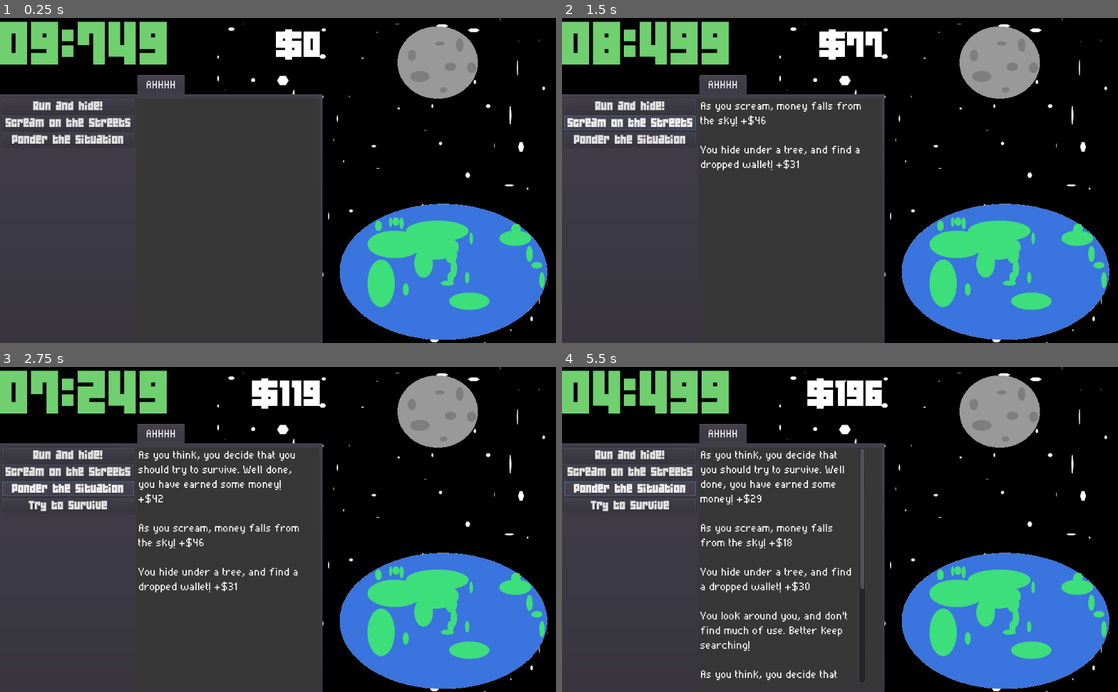
Above: before the commit, frames 1-4 (two rows, left to right).
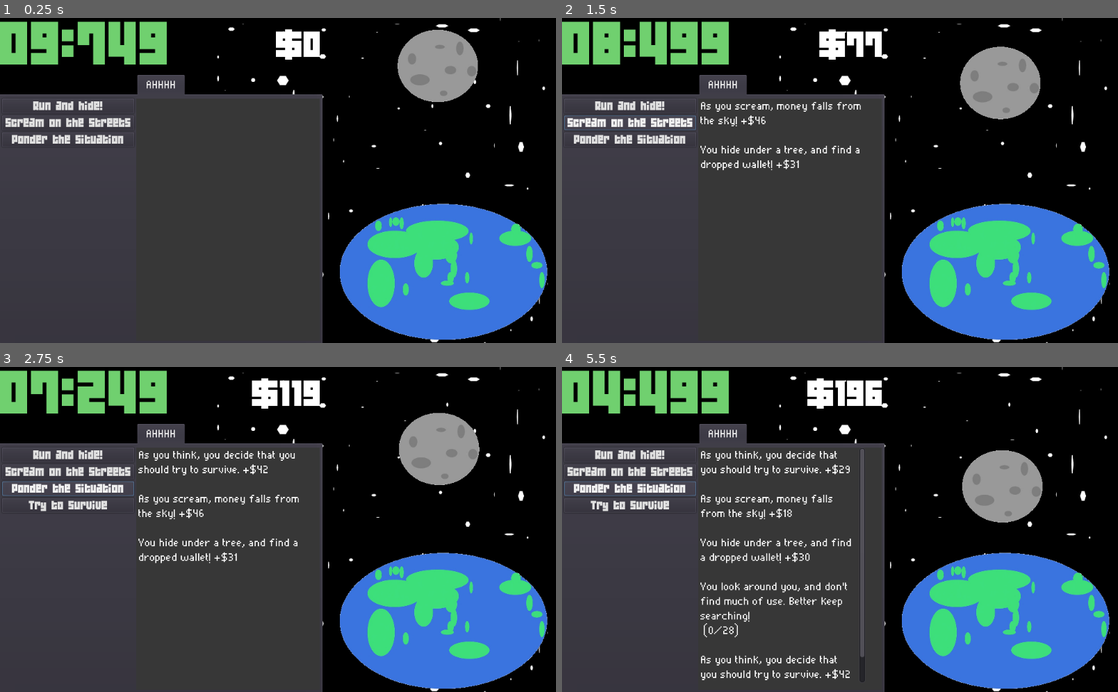
Above: after the commit, the same moments.

Repository: AngelOnFira/ludum-50
Game: Godot game, scene res://Main.tscn
Same seed, same stepped clock (60 frames per second), same inputs: the game is played once before the commit and once after it.
Inputs:
- Up to frame 1 (0.25 s): no input
- Up to frame 2 (1.5 s): click "Run and hide!" at 0.5 s; click "Scream on the streets" at 1.25 s
- Up to frame 3 (2.75 s): click "Ponder the situation" at 2 s
- Up to frame 4 (5.5 s): click "Try to survive" at 2.75 s; click "Run and hide!" at 3.5 s; click "Scream on the streets" at 4.25 s; click "Ponder the situation" at 5 s

The runs differ from the first frame. In frame 1, 0.5% of the frame differs, in the area x 71-86%, y 2-26%; in frame 2, 2.1%; in frame 3, 5.4%; in frame 4, 8.8%, in the area x 24-87%, y 2-97%.

Commit message:
Better text

Diff:
--- a/Blackboard.gd
+++ b/Blackboard.gd
@@ -67,14 +67,18 @@
 
 
 func reset_game():
+	print("resetting")
 	try_to_survive_story_index = 0
 
 	# Reset the time
+	emit_signal("increase_time")
+
 	timer = 1000 * seconds_per_life
 
 	# Reset money
+	if money > 0:
+		emit_signal("decrease_money")
 	money = 0
-	emit_signal("decrease_money")
 
 	# Reset any non-remembered time
 	total_added_seconds_ephemeral = 0.0
@@ -96,6 +100,8 @@
 signal increase_time()
 
 signal decrease_money()
+
+signal reset_timeline()
 
 # Get the multiplier for time
 func update_time_multiplier():
--- a/Main.gd
+++ b/Main.gd
@@ -53,6 +53,10 @@
 
 	# Animations
 	blackboard.connect("decrease_money", self, "decrease_money_animation")
+	blackboard.connect("increase_time", self, "increase_time_animation")
+	blackboard.connect("reset_timeline", self, "reset_timeline_animations")
+
+	blackboard.emit_signal("reset_timeline")
 
 
 # Called every frame. 'delta' is the elapsed time since the previous frame.
@@ -149,5 +153,11 @@
 	# Add the story to the queue
 	story_queue.append(story_text)
 
-func decrease_money_animation():
-	animation_player.play("MoneyDecrease")
+# func decrease_money_animation():
+# 	animation_player.play("DecreaseMoney")
+
+# func increase_time_animation():
+# 	animation_player.play("IncreaseTime")
+
+func reset_timeline_animations():
+	animation_player.play("MoveAsteroid")
--- a/Main.tscn
+++ b/Main.tscn
@@ -397,6 +397,8 @@
 anims/MoveAsteroid = SubResource( 3 )
 anims/RESET = SubResource( 4 )
 
+[node name="AnimationTree" type="AnimationTree" parent="."]
+
 [connection signal="pressed" from="LeftSide/LeftSidePanel/TabContainer/AHHHH/HBoxContainer/LeftPanel/Hide1" to="LeftSide/LeftSidePanel/TabContainer/AHHHH" method="_on_Hide_pressed" binds= [ 1 ]]
 [connection signal="pressed" from="LeftSide/LeftSidePanel/TabContainer/AHHHH/HBoxContainer/LeftPanel/Hide2" to="LeftSide/LeftSidePanel/TabContainer/AHHHH" method="_on_Hide_pressed" binds= [ 2 ]]
 [connection signal="pressed" from="LeftSide/LeftSidePanel/TabContainer/AHHHH/HBoxContainer/LeftPanel/Hide3" to="LeftSide/LeftSidePanel/TabContainer/AHHHH" method="_on_Hide_pressed" binds= [ 3 ]]
--- a/RunAndHide.gd
+++ b/RunAndHide.gd
@@ -19,10 +19,12 @@
 	randomize()
 	update_log()
 
+	blackboard.connect("reset_timeline", self, "reset_timeline")
+
 var hide_story = [
 	"You hide under a tree, and find a dropped wallet!",
 	"As you scream, money falls from the sky!",
-	"As you think, you decide that you should try to survive. Well done, you have earned some money!"
+	"As you think, you decide that you should try to survive."
 ]
 
 func update_log():
@@ -42,7 +44,9 @@
 	var money_found_string = " +$" + str(money_found) + ""
 
 	# Add the log entry
-	log_text.insert(0, hide_story[extra_arg_0 - 1] + money_found_string)
+	insert_log(hide_story[extra_arg_0 - 1] + money_found_string)
+	# Make sure the log is not too long
+
 
 	# If they pondered, add the survive button
 	if extra_arg_0 == 3:
@@ -52,7 +56,7 @@
 	update_log()
 
 func _on_Search_pressed():
-	log_text.insert(0, survive_story())
+	insert_log(survive_story())
 
 	# Update the log
 	update_log()
@@ -65,7 +69,10 @@
 		story = "You've already found the TekShop!"
 	else:
 		# Add the current survive story to the log
-		story = blackboard.try_to_survive_story[blackboard.try_to_survive_story_index]
+		var story_string = blackboard.try_to_survive_story[blackboard.try_to_survive_story_index]
+		var story_progress = blackboard.try_to_survive_story_index
+		var story_len = len(blackboard.try_to_survive_story)
+		story = story_string + "\n (" + str(story_progress) + "/" + str(story_len) + ")"
 
 	# If we're right at the end
 	if blackboard.try_to_survive_story_index == len(blackboard.try_to_survive_story):
@@ -84,3 +91,14 @@
 	blackboard.try_to_survive_story_index += 1
 
 	return story
+
+func reset_timeline():
+	# Reset the log
+	log_text = []
+	update_log()
+
+func insert_log(text: String):
+	log_text.insert(0, text)
+
+	if len(log_text) > 5:
+		log_text.pop_back()
